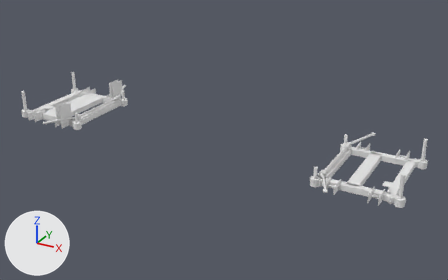
One commit to the glTF model web/public/assets/chassis.lod1.glb: the scene before it, then after it.
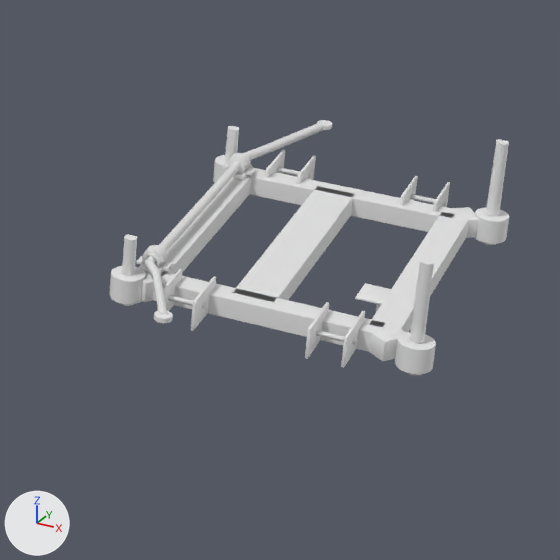
The first picture shows the older version from a camera (50 mm lens) standing at (2.71, -4.47, 2.46) and looking at (0.23, 0.04, 0.21). The close-ups show the older and then the newer version on the part from 62% to 99% of the width and 35% to 94% of the height of that picture. Only the edits that show in the close-ups are written down. Every picture has the same lights, and +X, +Y and +Z are marked at lower left. Where no turn or scale is listed for an object, it has been applied to the vertices. Vertices at exactly the same position are counted once.

The scene before the commit, as lines of its bpy script (objects in view):
```python
me_mesh_0 = bpy.data.meshes.new('Mesh_0')
me_mesh_0.from_pydata(...)  # 316 vertices, 604 faces; spans x 3034.0..5518.0, y -16383.0..0.0, z 1401.0..2131.0
# faces by material slot: [56, 228, 152, 168]
me_mesh_0.materials.append(mat_spring_paint)  # white #e7e7e7
me_mesh_0.materials.append(mat_steel_dark)  # white #e7e7e7
me_mesh_0.materials.append(mat_rubber)  # white #e7e7e7
me_mesh_0.materials.append(mat_steel_zinc)  # white #e7e7e7
me_mesh_1 = bpy.data.meshes.new('Mesh_1')
me_mesh_1.from_pydata(...)  # 443 vertices, 778 faces; spans x 0.0..0.647, y -1.074..-0.166, z 0.097..0.172
# faces by material slot: [706, 72]
me_mesh_1.materials.append(mat_aluminium_cast)  # white #e7e7e7
me_mesh_1.materials.append(mat_steel_zinc)  # white #e7e7e7
me_mesh_3 = bpy.data.meshes.new('Mesh_3')
me_mesh_3.from_pydata(...)  # 269 vertices, 526 faces; spans x 0.284..0.364, y -0.66..-0.58, z 0.0..0.27
# faces by material slot: [344, 114, 26, 42]
me_mesh_3.materials.append(mat_aluminium_cast)  # white #e7e7e7
me_mesh_3.materials.append(mat_rubber)  # white #e7e7e7
me_mesh_3.materials.append(mat_steel_dark)  # white #e7e7e7
me_mesh_3.materials.append(mat_steel_zinc)  # white #e7e7e7
ob_front_anti_roll_bar = bpy.data.objects.new('front-anti-roll-bar', None)
ob_front_anti_roll_bar.location = (1.356, 0.0, 0.283)
ob_mesh_0 = bpy.data.objects.new('Mesh_0', me_mesh_0)
ob_mesh_0.parent = ob_front_anti_roll_bar
ob_mesh_0.location = (-0.324, 0.62, -0.135)
ob_mesh_0.scale = (0.0000757, 0.0000757, 0.0000757)
ob_mesh_1 = bpy.data.objects.new('Mesh_1', me_mesh_1)
ob_mesh_1.location = (1.252, 0.62, 0.102)
ob_mesh_3 = bpy.data.objects.new('Mesh_3', me_mesh_3)
ob_mesh_3.location = (1.596, 0.26, 0.177)
# also in view: 'Mesh_5' at (1.26, -0.36, 0.26); 'Mesh_2' at (1.92, 0.36, 0.31)
```
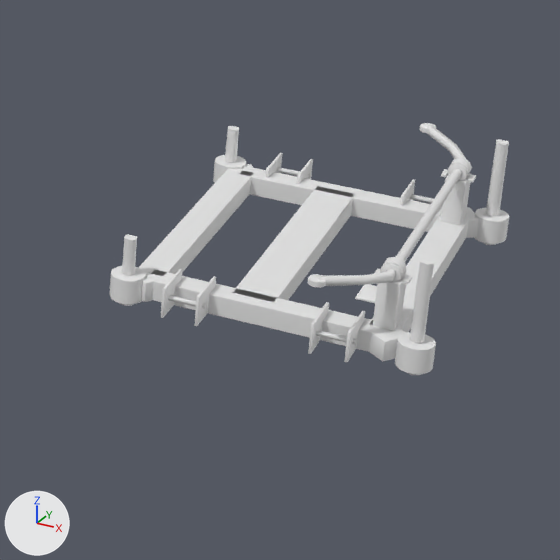
ob_front_anti_roll_bar is not drawn itself; it is the parent of ob_mesh_0.

Where the newer file only moved an object's origin or applied its transform, the numbers keep the older frame.

Boxes (x1, y1, x2, y2) around the edits, measured in the close-ups (560 x 560 px; the box of a moved part takes in the faces that stretch with it):
'Mesh_1', reshaped
    before: (139, 149, 479, 368)
    after: (139, 153, 479, 362)
'Mesh_0', reshaped, moved, rescaled (14% narrower, 19% shorter)
    before: (136, 120, 332, 323)
    after: (307, 123, 476, 288)
part 1 of me_mesh_0, added
    after: (468, 175, 476, 183)
part 2 of me_mesh_0, added
    after: (403, 275, 412, 284)
part 3 of me_mesh_0, rebuilt (17% narrower, 16% shorter)
    before: (145, 121, 327, 314)
    after: (316, 125, 466, 286)
part 4 of me_mesh_0, added
    after: (307, 274, 327, 288)
part 5 of me_mesh_0, added
    after: (419, 123, 436, 133)
part 6 of me_mesh_0, added
    after: (381, 263, 402, 282)
part 7 of me_mesh_0, added
    after: (448, 164, 467, 180)
part 8 of me_mesh_0, added
    after: (380, 257, 407, 281)
part 9 of me_mesh_0, added
    after: (447, 159, 472, 180)
part 10 of me_mesh_0, deleted
    before: (136, 120, 332, 323)
part 11 of me_mesh_1, added
    after: (440, 173, 472, 225)
part 12 of me_mesh_1, added
    after: (373, 273, 407, 331)
part 13 of me_mesh_1, deleted
    before: (140, 260, 169, 274)
part 14 of me_mesh_1, deleted
    before: (233, 167, 251, 180)
part 15 of me_mesh_1, moved or reshaped
    before: (401, 176, 450, 212)
    after: (401, 179, 415, 204)
part 16 of me_mesh_1, moved or reshaped
    before: (305, 302, 365, 368)
    after: (308, 302, 365, 362)
part 17 of me_mesh_1, moved or reshaped
    before: (266, 149, 316, 183)
    after: (266, 153, 313, 183)
part 18 of me_mesh_1, moved or reshaped
    before: (157, 269, 216, 331)
    after: (161, 269, 216, 326)

The change, as a list of edits to the scene's bpy script:
```text
Change me_mesh_0:
    used by ob_mesh_0; parent = ob_front_anti_roll_bar; location = (-0.324, 0.62, -0.135); scale = (0.0000757, 0.0000757, 0.0000757)
    remove me_mesh_0.from_pydata(...)  # 316 vertices, 604 faces; spans x 3034.0..5518.0, y -16383.0..0.0, z 1401.0..2131.0
    add me_mesh_0.from_pydata(...)  # 318 vertices, 608 faces; spans x 3373.0..5932.0, y -15233.0..-1147.0, z 1524.0..2316.0
    me_mesh_0 part 1: a new loose piece, a box spanning x 5759.0..5932.0, y -4108.0..-3648.0, z 1625.0..1711.0, in mat_steel_zinc (white #e7e7e7)
    me_mesh_0 part 2: a new loose piece, a box spanning x 5759.0..5932.0, y -12732.0..-12272.0, z 1625.0..1711.0, in mat_steel_zinc (white #e7e7e7)
    me_mesh_0 part 3: the loose piece of 30 vertices spanning x 3390.0..5368.0, y -16165.0..-218.0, z 1587.0..2131.0 is rebuilt with 32 vertices and now spans x 3566.0..5526.0, y -15038.0..-1342.0, z 1728.0..2316.0
    me_mesh_0 part 4: a new loose piece of 61 vertices spanning x 3376.0..3948.0, y -15233.0..-14664.0, z 2099.0..2272.0, in mat_steel_dark (white #e7e7e7)
    me_mesh_0 part 5: a new loose piece of 57 vertices spanning x 3373.0..3945.0, y -1716.0..-1147.0, z 2099.0..2272.0, in mat_steel_dark (white #e7e7e7)
    me_mesh_0 part 6: a new loose piece of 40 vertices spanning x 5069.0..5702.0, y -12818.0..-12186.0, z 1582.0..2214.0, in mat_rubber (white #e7e7e7)
    me_mesh_0 part 7: a new loose piece of 36 vertices spanning x 5069.0..5696.0, y -4194.0..-3561.0, z 1582.0..2214.0, in mat_rubber (white #e7e7e7)
    me_mesh_0 part 8: a new loose piece of 31 vertices spanning x 5012.0..5752.0, y -12732.0..-12272.0, z 1531.0..2265.0, in mat_steel_zinc (white #e7e7e7)
    me_mesh_0 part 9: a new loose piece of 29 vertices spanning x 5012.0..5752.0, y -4108.0..-3648.0, z 1524.0..2272.0, in mat_steel_zinc (white #e7e7e7)
    me_mesh_0 part 10: 10 loose pieces with 286 vertices, spanning x 3034.0..5518.0, y -16383.0..0.0, z 1401.0..2088.0, are deleted
    other edits to the shape of me_mesh_0 do not show in these pictures
Change me_mesh_1:
    remove me_mesh_1.from_pydata(...)  # 443 vertices, 778 faces; spans x 0.0..0.647, y -1.074..-0.166, z 0.097..0.172
    add me_mesh_1.from_pydata(...)  # 443 vertices, 778 faces; spans x 0.0..0.647, y -1.049..-0.191, z 0.098..0.261
    me_mesh_1 part 11: a new loose piece of 16 vertices spanning x 0.563..0.613, y -0.35..-0.29, z 0.146..0.261, in mat_aluminium_cast (white #e7e7e7)
    me_mesh_1 part 12: a new loose piece of 16 vertices spanning x 0.563..0.613, y -0.95..-0.89, z 0.146..0.261, in mat_aluminium_cast (white #e7e7e7)
    me_mesh_1 part 13: the loose piece of 9 vertices spanning x 0.024..0.072, y -0.949..-0.891, z 0.147..0.162 is deleted
    me_mesh_1 part 14: the loose piece of 9 vertices spanning x 0.024..0.072, y -0.349..-0.291, z 0.147..0.162 is deleted
    me_mesh_1 part 15: 7 vertices moved from x 0.454..0.542, y -0.302..-0.166, z 0.098..0.172 to x 0.454..0.542, y -0.193..-0.191, z 0.098..0.172; 9 vertices removed from x 0.461..0.62, y -0.29..-0.166, z 0.098..0.172; 6 vertices added at x 0.461..0.541, y -0.302..-0.191, z 0.098..0.172
    me_mesh_1 part 16: 8 vertices moved from x 0.454..0.542, y -1.074..-1.072, z 0.098..0.172 to x 0.454..0.542, y -1.049..-1.047, z 0.098..0.172; 7 vertices removed from x 0.455..0.62, y -1.074..-0.95, z 0.098..0.172; 4 vertices added at x 0.455..0.535, y -1.049..-1.047, z 0.098..0.172
    me_mesh_1 part 17: 10 vertices moved from x 0.114..0.202, y -0.168..-0.166, z 0.098..0.172 to x 0.114..0.202, y -0.193..-0.191, z 0.098..0.172; 4 vertices removed from x 0.016..0.122, y -0.29..-0.166, z 0.101..0.172; 3 vertices added at x 0.121..0.122, y -0.302..-0.191, z 0.17..0.172
    me_mesh_1 part 18: 6 vertices moved from x 0.114..0.202, y -1.074..-1.072, z 0.098..0.169 to x 0.114..0.202, y -1.049..-1.047, z 0.098..0.17; 8 vertices removed from x 0.016..0.201, y -1.074..-0.95, z 0.098..0.172; 6 vertices added at x 0.115..0.201, y -1.049, z 0.098..0.172
    other edits to the shape of me_mesh_1 do not show in these pictures
Change ob_front_anti_roll_bar:
    ob_front_anti_roll_bar.location: (1.356, 0.0, 0.283) -> (1.789, 0.0, 0.383)
Change ob_mesh_0:
    ob_mesh_0.location: (-0.324, 0.62, -0.135) -> (-0.324, 0.57, -0.135)
    ob_mesh_0.scale: (0.0000757, 0.0000757, 0.0000757) -> (0.0000696, 0.0000696, 0.0000696)
```
